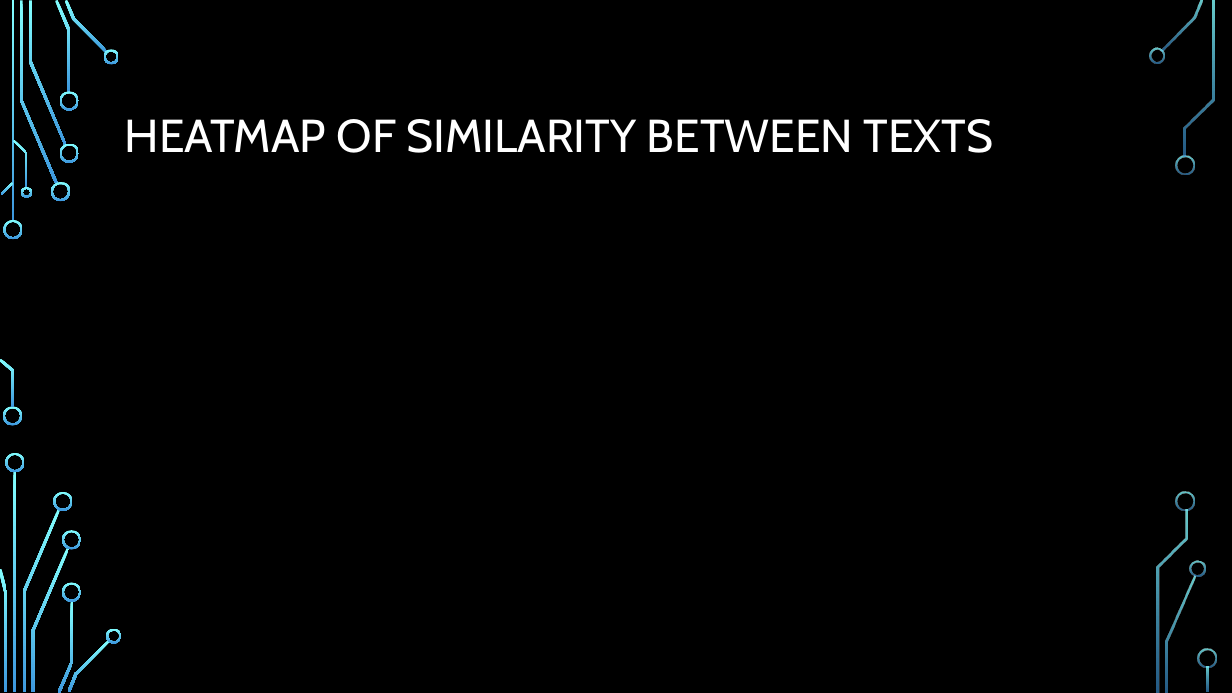
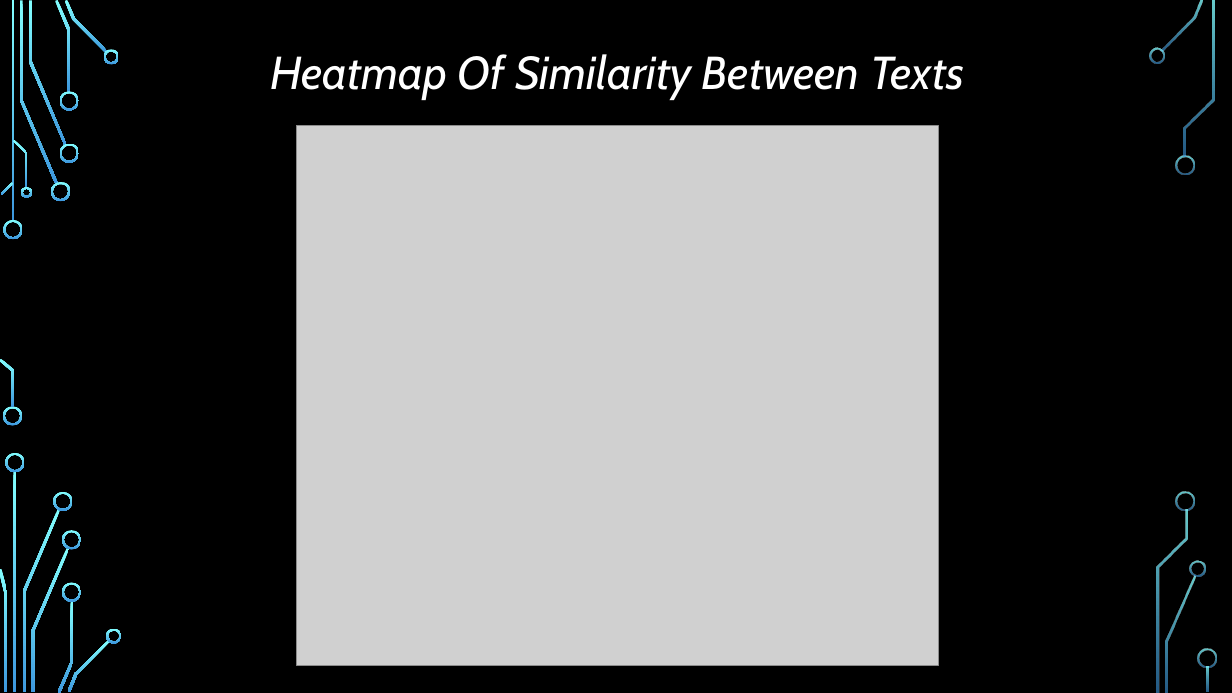
Before and after one commit to ayan1995/Thinkful, a slide deck: slide 11 of Bootcamp/Unit 4 Unsupervised Learning/Unsupervised Learning Capstone/Unsupervised Learning Capstone Presentation.pptx. Drawn at 1232x693 pixels with LibreOffice and Linux fonts; fonts in the diff are those of the drawing; grey boxes stand for pictures; background and template pictures are left out. Boxes give left, top, right and bottom in pixels: in the first picture for what was removed or moved away, otherwise in the second. Text is boxed around its words. In the diff, an @@ line names an element or a change of style, - is before the commit and + after.

```diff
--- a/Bootcamp/Unit 4 Unsupervised Learning/Unsupervised Learning Capstone/Unsupervised Learning Capstone Presentation.pptx
+++ b/Bootcamp/Unit 4 Unsupervised Learning/Unsupervised Learning Capstone/Unsupervised Learning Capstone Presentation.pptx
@@ title at (x1=270, y1=54, x2=964, y2=100): text changed; italic on @@
-HEATMAP OF SIMILARITY BETWEEN TEXTS
+Heatmap Of Similarity Between Texts
@@ picture added at (x1=297, y1=125, x2=938, y2=665) @@
```
Also in this commit, not shown: 12 other slides changed, 5 slides added, 4 slides removed, 2 other files.
